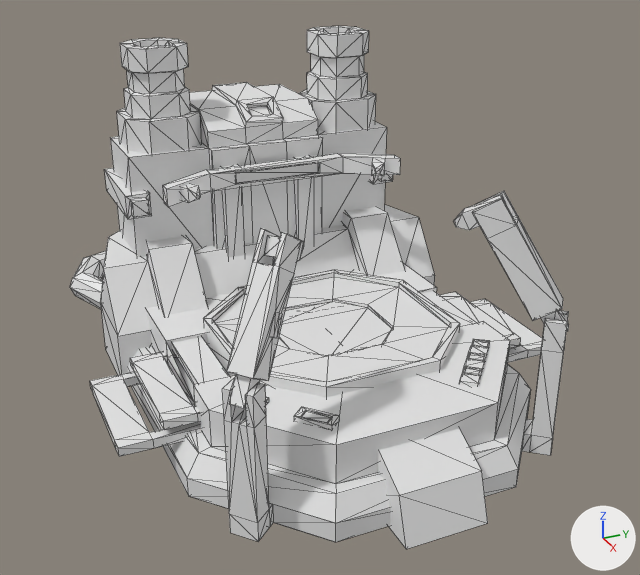
Renders of the FBX model art/original_models/L_bot_factory.fbx from each side of a commit.
Camera for both pictures: a 50 mm lens placed at (43.7, -19.0, 26.5), pointed at (0.9, 0.3, 5.1). The axes (+X, +Y, +Z) are drawn at lower right. The lights are the same throughout. Mesh edges are drawn as thin lines. Where no turn or scale is listed for an object, it has been applied to the vertices.
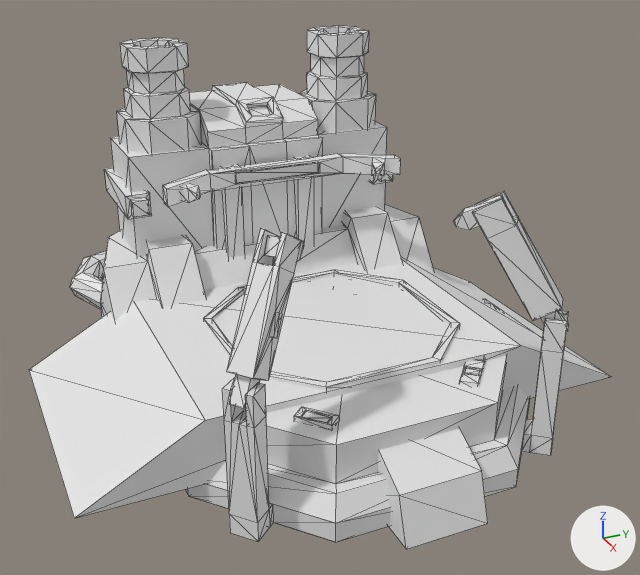
The newer file is also rescaled (x1.108) as a whole; pictures and numbers use the older file's frame.

What differs and where, as boxes [x1, y1, x2, y2] in the pictures (640 x 575 px):
'L_bot_factory_nav', added: after [29, 258, 610, 518]

Diff of the bpy script that builds the scene:
```diff
--- a/art/original_models/L_bot_factory.fbx.py
+++ b/art/original_models/L_bot_factory.fbx.py
@@ me_mesh_001 @@
+me_mesh_001.from_pydata([(-7.5, -14.2, 0.0), (7.5, -14.2, 0.0), (-7.5, 16.9, 0.0), (7.5, 16.9, 0.0), (-7.5, -7.8, 3.6), (7.5, -7.8, 3.6), (-7.5, 10.1, 3.6), (7.5, 10.1, 3.6)], [], [(0, 2, 3), (3, 1, 0), (4, 5, 7), (7, 6, 4), (0, 1, 5), (5, 4, 0), (1, 3, 7), (7, 5, 1), (3, 2, 6), (6, 7, 3), (2, 0, 4), (4, 6, 2)])
@@ ob_l_bot_factory_nav @@
+ob_l_bot_factory_nav = bpy.data.objects.new('L_bot_factory_nav', me_mesh_001)
+ob_l_bot_factory_nav.location = (1.89, -1.65, 0.0)
```
